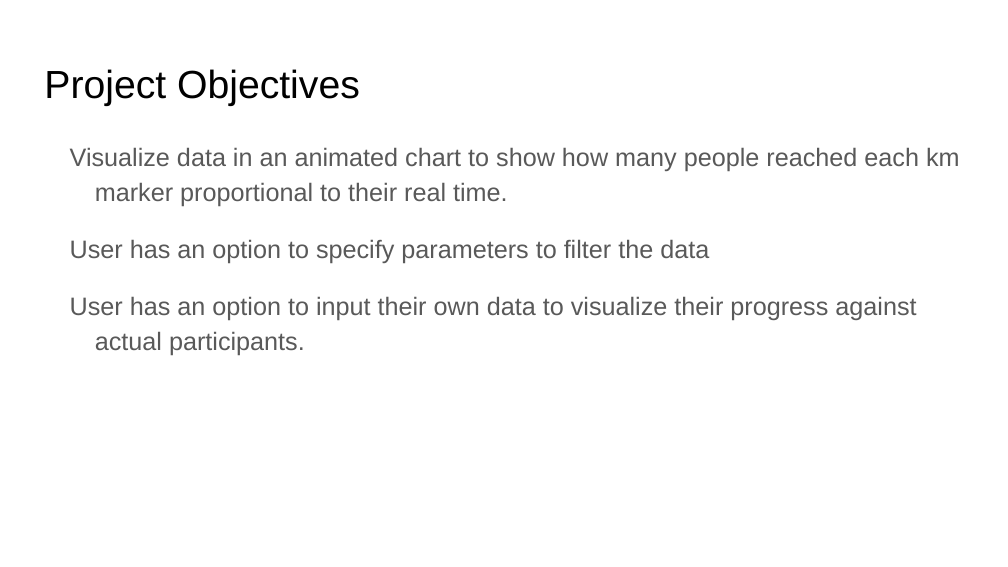
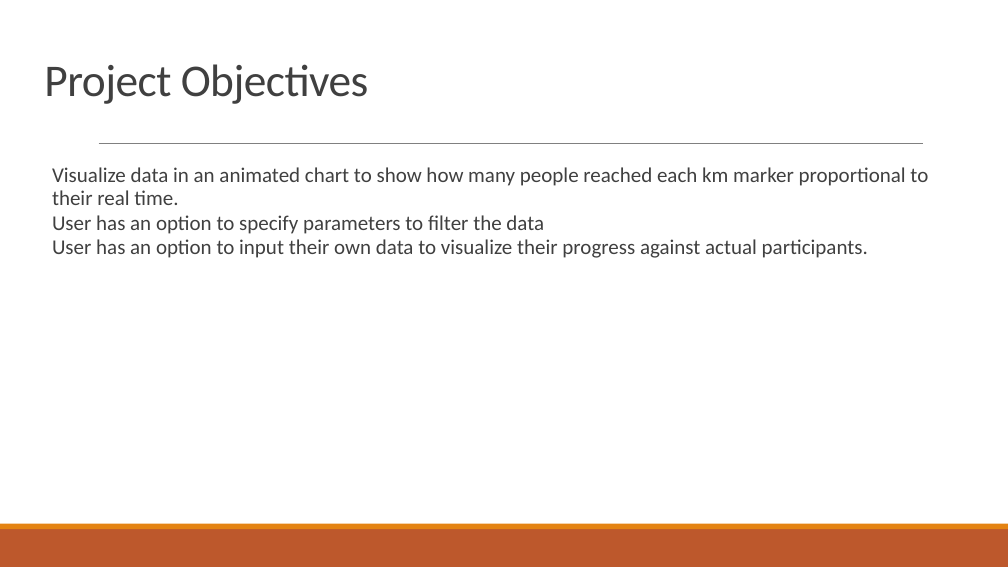
Before and after one commit to yelaura/python-assignments, a slide deck: slide 3 of Python for Data Analysis/Final-Project/Presentation.pptx. Drawn at 1008x567 pixels with LibreOffice and Linux fonts; fonts in the diff are those of the drawing. Boxes give left, top, right and bottom in pixels: in the first picture for what was removed or moved away, otherwise in the second. Text is boxed around its words. In the diff, an @@ line names an element or a change of style, - is before the commit and + after.

Commit message:
Updated project documentation

```diff
--- a/Python for Data Analysis/Final-Project/Presentation.pptx
+++ b/Python for Data Analysis/Final-Project/Presentation.pptx
@@ title "Project Objectives" at (44, 64, 369, 104): size 28 to 32.4 pt, font Arial to Calibri, text colour #000000 to #404040, letter spacing 0 to -0.4 pt; line spacing 1 to 0.85 @@
@@ text "Visualize data in an animated ..." at (52, 167, 928, 258): size 18 to 15 pt, font Arial to Calibri, text colour #595959 to #404040; bullet none to  ; line spacing 1.15 to 0.9; less space between paragraphs @@
@@ line added from (99, 144) to (922, 144), #808080 0.5 pt @@
@@ rectangle added at (0, 529, 1008, 567), fill #BD582C @@
@@ rectangle added at (0, 524, 1008, 529), fill #E48312 @@
```
Also in this commit, not shown: 4 other slides changed, 2 other files.
